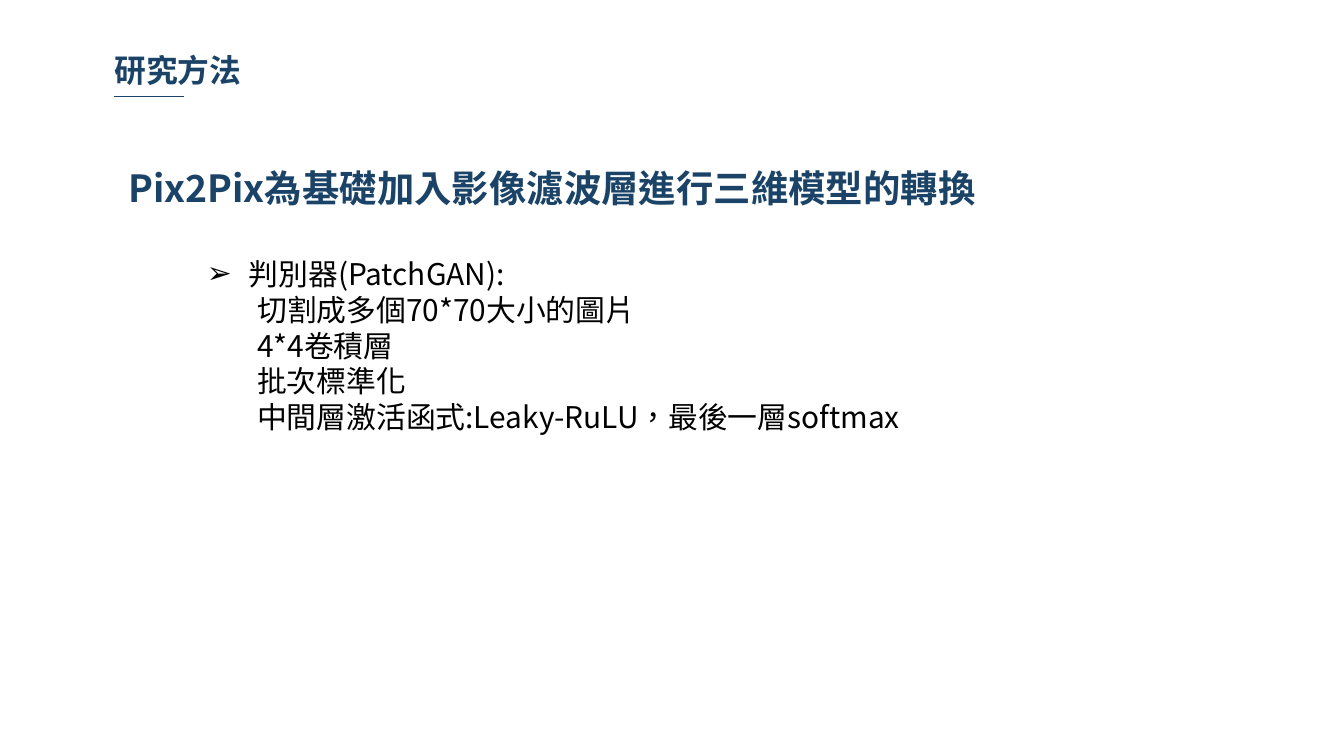
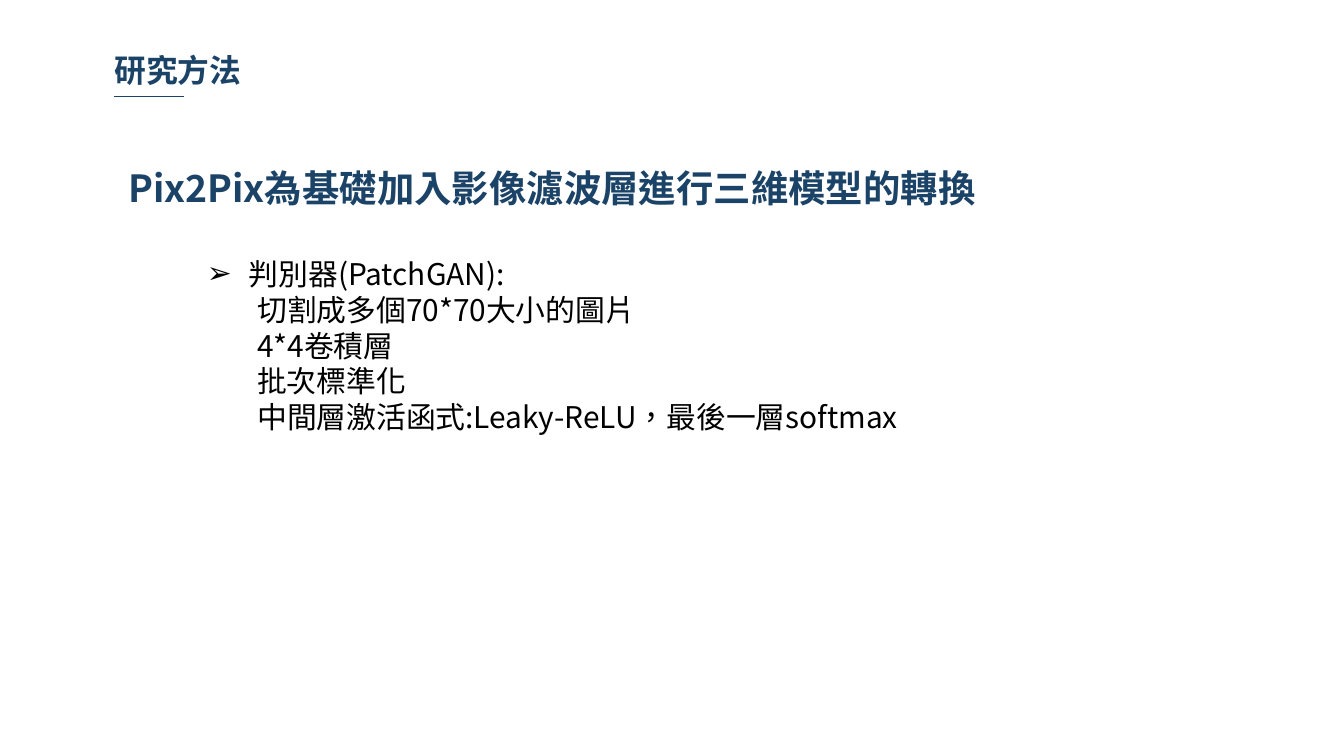
Before and after one commit to 10994015/paper, a slide deck: slide 38 of 論文/論文寫作期末報告.pptx. Drawn at 1344x756 pixels with LibreOffice and Linux fonts; fonts in the diff are those of the drawing; background and template pictures are left out. Boxes give left, top, right and bottom in pixels: in the first picture for what was removed or moved away, otherwise in the second. Text is boxed around its words. In the diff, an @@ line names an element or a change of style, - is before the commit and + after.

```diff
--- a/論文/論文寫作期末報告.pptx
+++ b/論文/論文寫作期末報告.pptx
@@ text at <box>257,403,898,435</box>: text changed @@
-  中間層激活函式:Leaky-RuLU，最後一層softmax
+  中間層激活函式:Leaky-ReLU，最後一層softmax
```
Also in this commit, not shown: 7 other slides changed.
